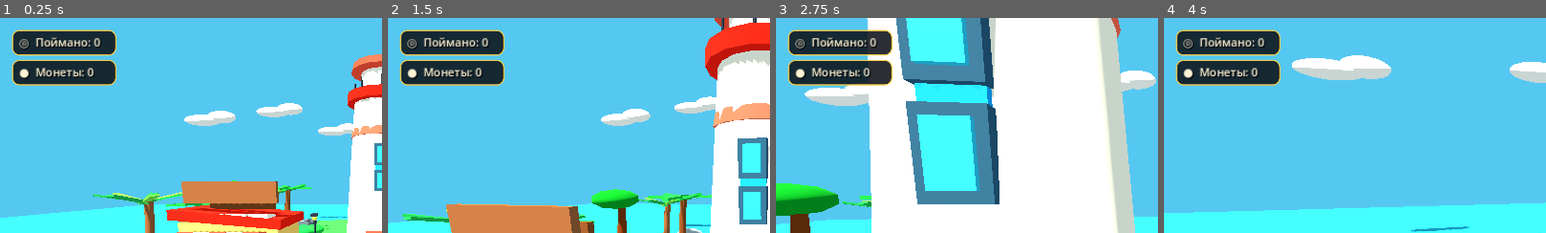
Above: before the commit, frames 1-4 (left to right).
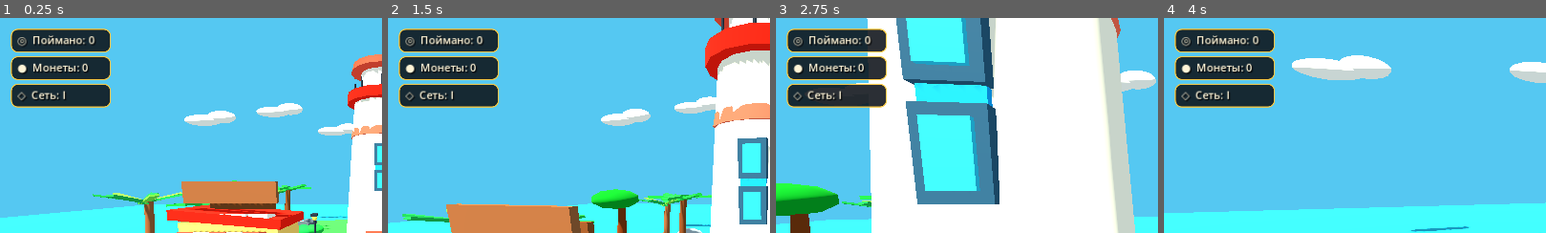
Above: after the commit, the same moments.

Repository: ksotik22/Catch-a-Mutant
Game: Godot game, scene res://scenes/main.tscn
Same seed, same stepped clock (60 frames per second), same inputs: the game is played once before the commit and once after it.
Inputs (mouse positions are % of the whole screen's width and height, from its top left):
- Up to frame 1 (0.25 s): no input
- Up to frame 2 (1.5 s): move the mouse to (55, 50) at 0.52 s; hold E 0.53-1.28 s; hold W from 0.53 s (still down); click (55, 50) at 0.67 s; tap Space at 0.77 s; move the mouse to (45, 50) at 1.27 s; tap E at 1.35 s
- Up to frame 3 (2.75 s): keep holding W; tap Space at 1.52 s; move the mouse to (52, 48) at 2.02 s; hold E from 2.03 s (still down)
- Up to frame 4 (4 s): keep holding W; move the mouse to (49, 52) at 2.77 s; release E at 2.78 s; tap E at 2.85 s; click (49, 52) at 2.92 s; tap Space at 3.02, 3.77 s; move the mouse to (57, 51) at 3.52 s; hold E from 3.53 s (still down)
The pictures show only the part of the screen within x 0-50%, y 0-50%; the shares and areas given below are measured in that part.

The runs differ from the first frame. In frame 1, 6.9% of the frame differs, in the area x 2-31%, y 4-42%; in frame 2, 6.9%; in frame 3, 6.9%; in frame 4, 6.9%.

Commit message:
Show compact net level HUD

Diff:
--- a/scripts/hud.gd
+++ b/scripts/hud.gd
@@ -3,29 +3,30 @@
 @onready var catch_label: Label = $CatchLabel
 @onready var game_state = get_parent().get_node("GameState")
 var coin_label: Label
+var net_label: Label
 
 func _make_panel_label(text_: String, pos: Vector2, icon: String) -> Label:
     var panel := PanelContainer.new()
     panel.position = pos
-    panel.custom_minimum_size = Vector2(175, 43)
+    panel.custom_minimum_size = Vector2(168, 40)
 
     var style := StyleBoxFlat.new()
     style.bg_color = Color(0.055, 0.075, 0.10, 0.88)
     style.border_color = Color(1.0, 0.78, 0.22, 0.9)
     style.set_border_width_all(2)
-    style.corner_radius_top_left = 12
-    style.corner_radius_top_right = 12
-    style.corner_radius_bottom_left = 12
-    style.corner_radius_bottom_right = 12
-    style.content_margin_left = 12
-    style.content_margin_right = 12
-    style.content_margin_top = 6
-    style.content_margin_bottom = 6
+    style.corner_radius_top_left = 11
+    style.corner_radius_top_right = 11
+    style.corner_radius_bottom_left = 11
+    style.corner_radius_bottom_right = 11
+    style.content_margin_left = 11
+    style.content_margin_right = 11
+    style.content_margin_top = 5
+    style.content_margin_bottom = 5
     panel.add_theme_stylebox_override("panel", style)
 
     var label := Label.new()
     label.text = icon + "  " + text_
-    label.add_theme_font_size_override("font_size", 19)
+    label.add_theme_font_size_override("font_size", 18)
     label.add_theme_color_override("font_color", Color("fff4d6"))
     label.add_theme_color_override("font_shadow_color", Color(0,0,0,0.75))
     label.add_theme_constant_override("shadow_offset_x", 2)
@@ -38,13 +39,24 @@
     catch_label.hide()
     game_state.catches_changed.connect(_on_catches_changed)
     game_state.coins_changed.connect(_on_coins_changed)
-    catch_label = _make_panel_label("Поймано: 0", Vector2(20, 20), "◎")
-    coin_label = _make_panel_label("Монеты: 0", Vector2(20, 70), "●")
+    game_state.net_level_changed.connect(_on_net_level_changed)
+    catch_label = _make_panel_label("Поймано: 0", Vector2(18, 18), "◎")
+    coin_label = _make_panel_label("Монеты: 0", Vector2(18, 64), "●")
+    net_label = _make_panel_label("Сеть: I", Vector2(18, 110), "◇")
     _on_catches_changed(game_state.catches)
     _on_coins_changed(game_state.coins)
+    _on_net_level_changed(game_state.net_level)
 
 func _on_catches_changed(total: int) -> void:
     catch_label.text = "◎  Поймано: %d" % total
 
 func _on_coins_changed(total: int) -> void:
     coin_label.text = "●  Монеты: %d" % total
+
+func _on_net_level_changed(level: int) -> void:
+    var roman := "I"
+    if level == 2:
+        roman = "II"
+    elif level >= 3:
+        roman = "III"
+    net_label.text = "◇  Сеть: %s" % roman
